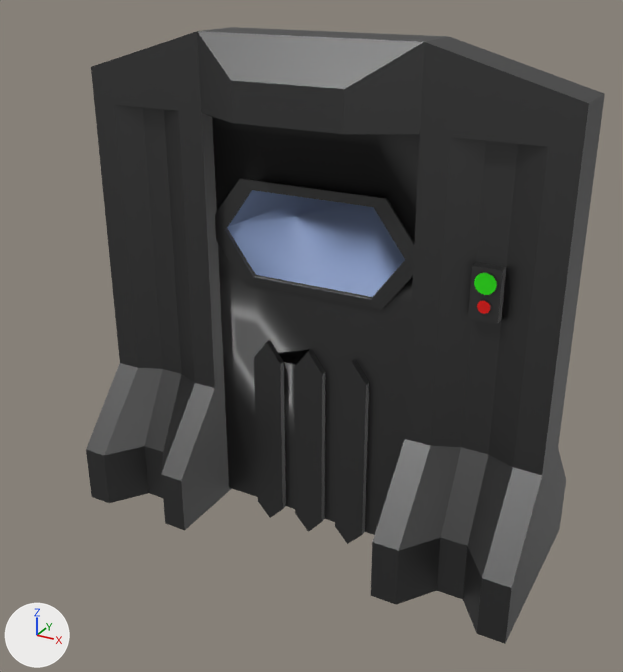
One commit to the FBX model Assets/Models/smallDoor.fbx: the scene before it, then after it.
Rendered twice from a 50 mm camera at (31.3, -31.2, 32.6) aimed at (14.6, -0.8, 17.5). Every picture has the same lights, and +X, +Y and +Z are marked at lower left. Vertices at the same position are counted once.

Script lines for the objects in view, before the commit:
```python
me_cube_001 = bpy.data.meshes.new('Cube.001')
me_cube_001.from_pydata(...)  # 478 vertices, 334 faces; spans x 0.7..18.1, y -5.0..1.9, z -1.3..16.8
# faces by material slot: [330, 2, 2]
me_cube_001.materials.append(mat_metal_shader)  # dark grey #5a5a5a
me_cube_001.materials.append(mat_material)  # green #26e700
me_cube_001.materials.append(mat_material_002)  # red #e70800
me_cube_002 = bpy.data.meshes.new('Cube.002')
me_cube_002.from_pydata(...)  # 257 vertices, 230 faces; spans x -3.9..5.4, y 0.2..1.2, z -1.7..15.0
# faces by material slot: [227, 3]
me_cube_002.materials.append(mat_metal_shader)  # dark grey #5a5a5a
me_cube_002.materials.append(mat_material_003)  # blue #a1b8e7
ob_door = bpy.data.objects.new('Door', me_cube_002)
ob_door.location = (16.79, -6.74, 13.52)
ob_frame = bpy.data.objects.new('Frame', me_cube_001)
ob_frame.location = (8.24, -4.41, 13.62)
```
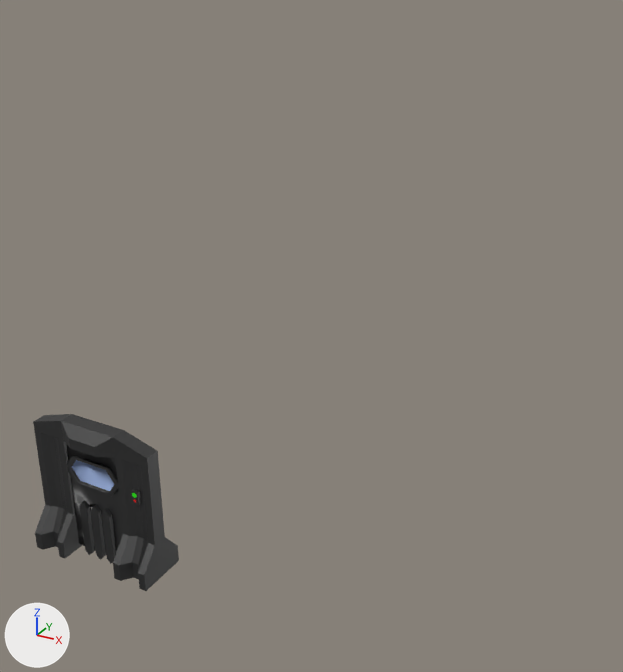
Where the newer file only moved an object's origin or applied its transform, the numbers keep the older frame.

Location of each change, (x1, y1, x2, y2) in pixels of the pictures (623 x 672 px; the box of a moved part takes in the faces that stretch with it):
'Frame', moved, rescaled (72% narrower, 71% shorter): before (86, 27, 605, 644); after (33, 414, 179, 591)
'Door', reshaped (72% narrower, 72% shorter): before (212, 117, 420, 544); after (66, 444, 123, 563)
part 2 of me_cube_002, moved or reshaped: before (254, 340, 284, 364); after (102, 508, 112, 517)
part 3 of me_cube_002, moved or reshaped: before (337, 359, 369, 385); after (80, 500, 90, 509)
part 4 of me_cube_002, added (black): after (66, 444, 123, 563)
part 5 of me_cube_002, deleted (black): before (212, 117, 420, 544)

The change, as a list of edits to the scene's bpy script:
```text
Change me_cube_001:
    where me_cube_001.from_pydata(...)  # 478 vertices, 334 faces; spans x 0.7..18.1, y -5.0..1.9, z -1.3..16.8
    used by ob_frame; location = (8.24, -4.41, 13.62)
    me_cube_001 part 1: the whole mesh is scaled about its middle by (1, 0.453, 1)
Change me_cube_002:
    used by ob_door; location = (16.79, -6.74, 13.52)
    remove me_cube_002.from_pydata(...)  # 257 vertices, 230 faces; spans x -3.9..5.4, y 0.2..1.2, z -1.7..15.0
    add me_cube_002.from_pydata(...)  # 257 vertices, 232 faces; spans x -19.0..-14.5, y 6.2..7.2, z -13.8..-5.7
    me_cube_002 part 2: the loose piece of 6 vertices spanning x -1.5..-0.4, y 0.2..0.4, z 5.4..6.2 is scaled about its middle by (0.48, 0.983, 0.49), then moved by (-15.0, 6.0, -16.0)
    me_cube_002 part 3: the loose piece of 6 vertices spanning x 1.9..3.1, y 0.2..0.4, z 5.4..6.2 is scaled about its middle by (0.48, 0.983, 0.49), then moved by (-20.1, 6.0, -16.0)
    me_cube_002 part 4: a new loose piece of 233 vertices spanning x -19.0..-14.5, y 6.2..7.2, z -13.8..-5.7
    me_cube_002 part 5: the loose piece of 233 vertices spanning x -3.9..5.4, y 0.2..1.2, z -1.7..15.0 is deleted
Change ob_frame:
    ob_frame.location: (8.24, -4.41, 13.62) -> (-4.42, 1.49, 0.4)
    ob_frame.scale: (1.0, 1.0, 1.0) -> (0.48, 0.983, 0.49)
```
